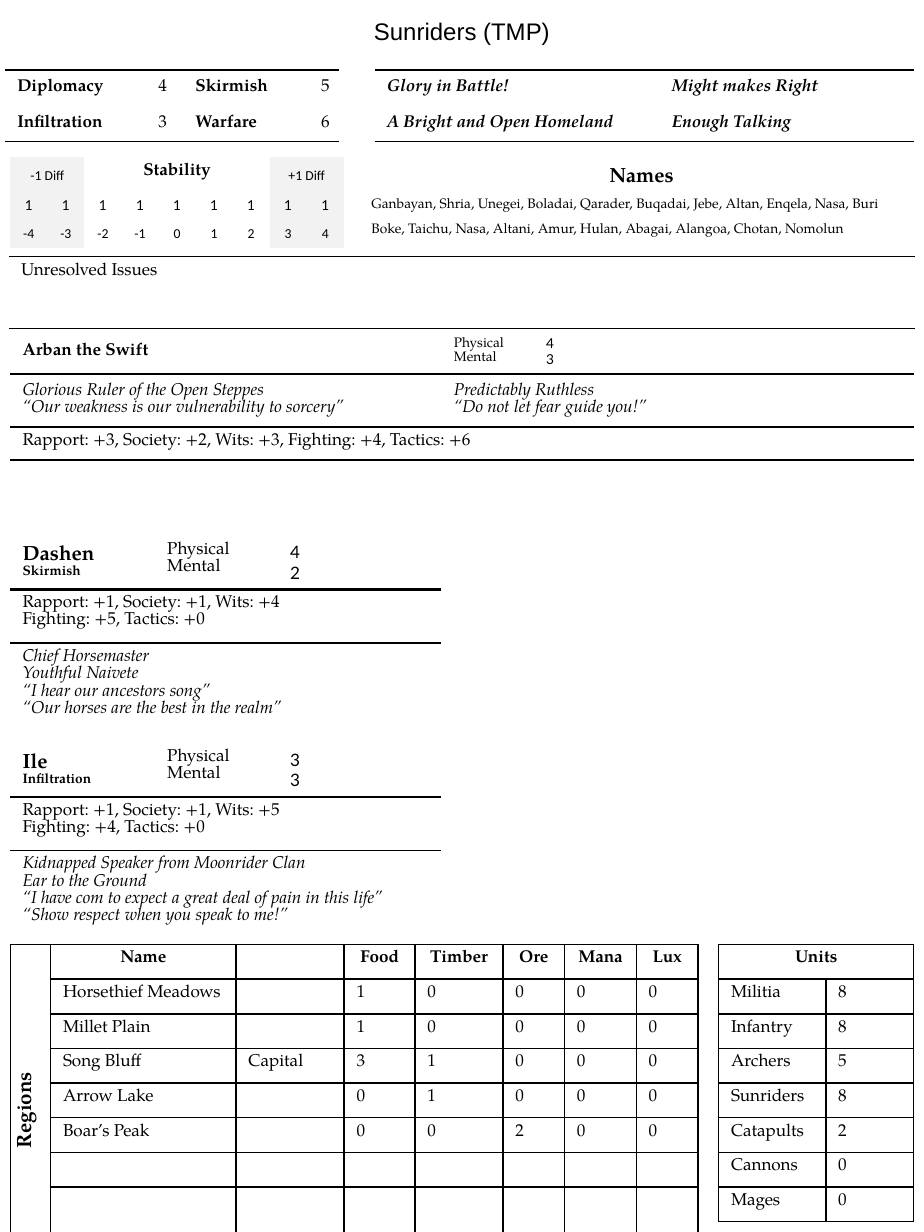
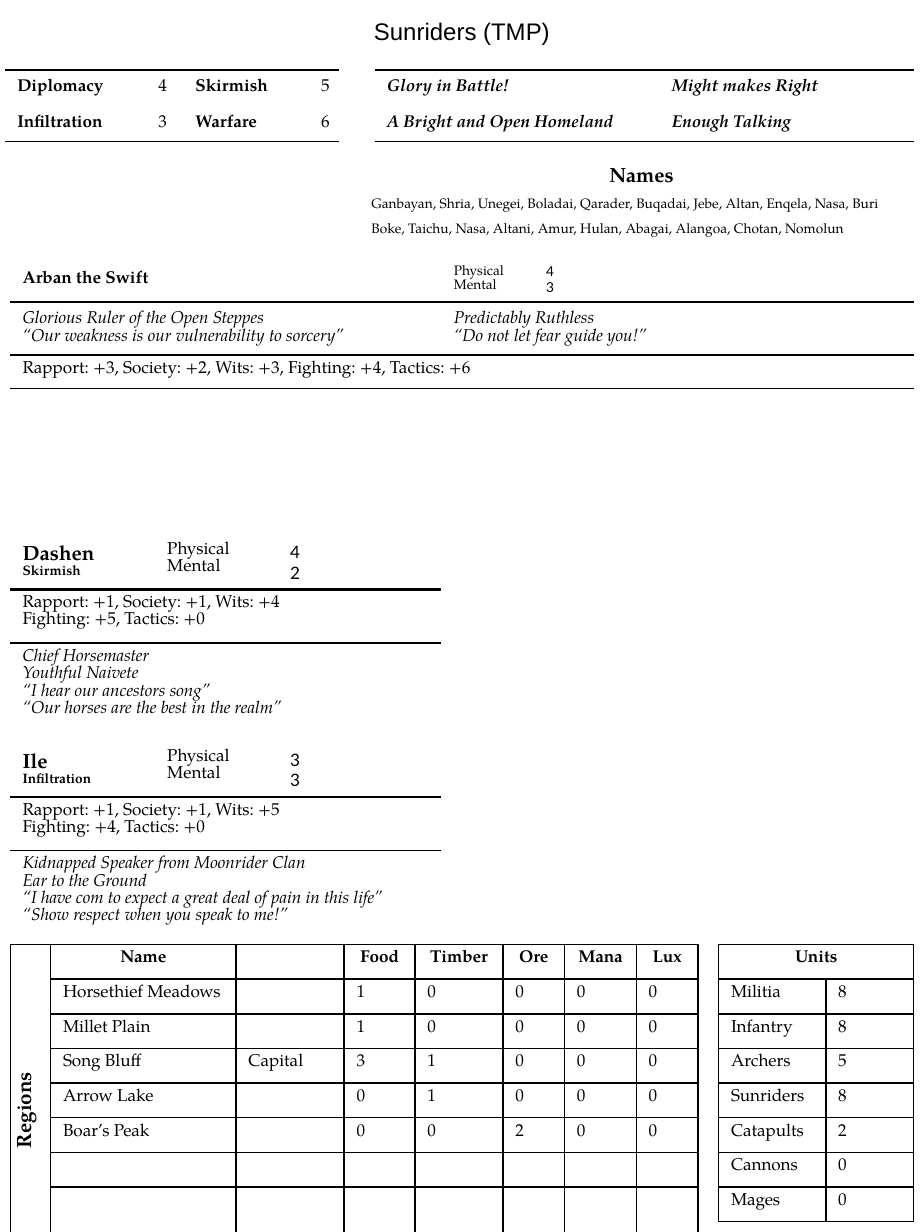
Before and after one commit to ziapeltagames/wrath-of-the-autarch, a slide deck: slide 15 of sheets/Core Sheets.pptx (slide 14 before the commit). Drawn at 924x1232 pixels with LibreOffice and Linux fonts; fonts in the diff are those of the drawing. Boxes give left, top, right and bottom in pixels: in the first picture for what was removed or moved away, otherwise in the second. Text is boxed around its words. In the diff, an @@ line names an element or a change of style, - is before the commit and + after.

```diff
--- a/sheets/Core Sheets.pptx
+++ b/sheets/Core Sheets.pptx
@@ table removed at (10, 158, 342, 248), 3 rows, 9 columns @@
--1 Diff |  | Stability |  |  |  |  | +1 Diff | 
-1 | 1 | 1 | 1 | 1 | 1 | 1 | 1 | 1
--4 | -3 | -2 | -1 | 0 | 1 | 2 | 3 | 4
@@ table removed at (9, 256, 915, 328), 1 rows, 1 columns @@
-Unresolved Issues
@@ table: place and size @@
-table at (10, 329, 913, 461)
+table at (10, 256, 913, 388)
```
Also in this commit, not shown: 1 other slide changed, 1 slide added, 38 other files.
